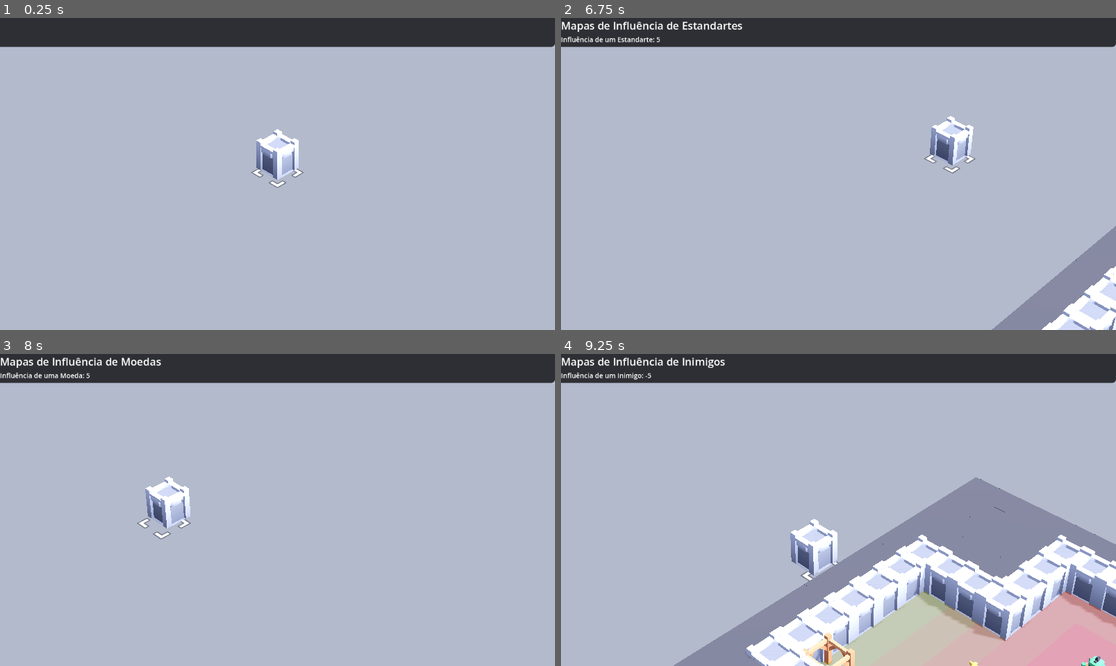
Above: before the commit, frames 1-4 (two rows, left to right).
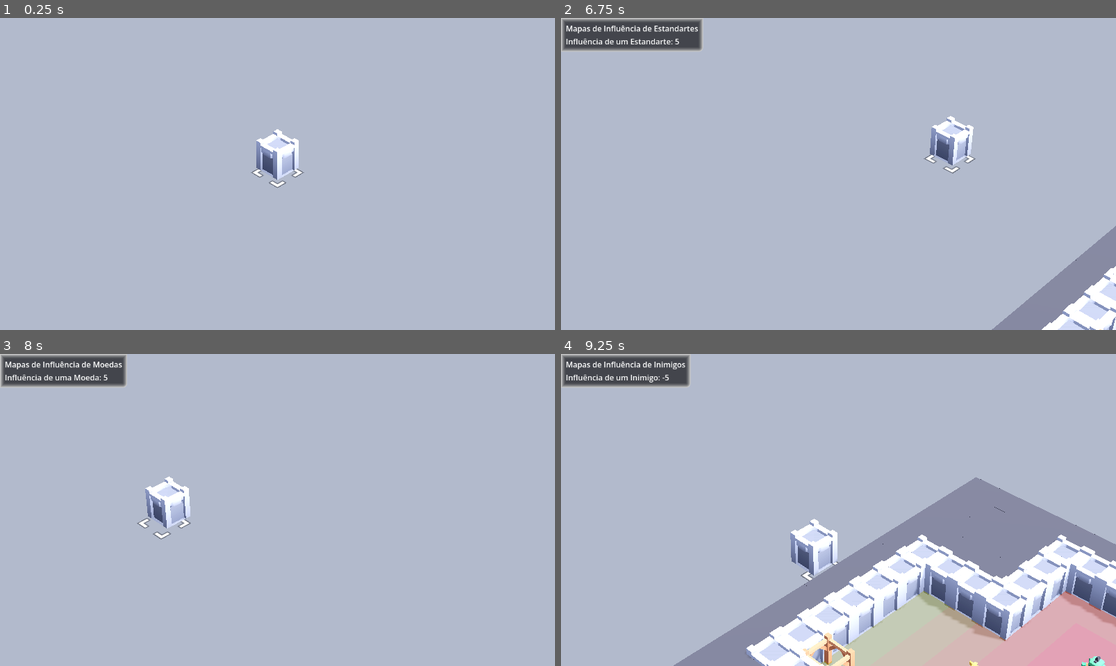
Above: after the commit, the same moments.

Repository: ufjf-gamelab/pcglab3d
Game: Godot game, scene res://scenes/main.tscn
The game is run twice, just before and just after one commit, with the same random seed, the same clock (stepped at 60 frames per second) and the same inputs.
Inputs (mouse positions are in pixels of both pictures, inside the frame that each line leads up to):
- Up to frame 1 (0.25 s): no input
- Up to frame 2 (6.75 s): tap Enter at 0.5 s; move the mouse to (960, 158) at 0.52 s; hold D (move_right) 0.53-1.28 s; click (960, 158) at 0.6 s; move the mouse to (727, 189) at 1.27 s; hold S (move_back) 1.28-2.03 s; tap H (ca_generate_dungeon) at 1.35 s; move the mouse to (894, 105) at 2.02 s; hold D (move_right) 2.03-2.78 s; hold F (camera_center) 2.03-2.78 s; move the mouse to (810, 236) at 2.77 s; hold W (move_forward) 2.78-3.53 s; tap Middle mouse button (camera_rotate) at 2.85 s; move the mouse to (1005, 220) at 3.52 s; hold A (move_left) 3.53-5.03 s; tap Delete (demolish) at 3.6 s; move the mouse to (672, 127) at 4.27 s; tap G (generate_dungeon) at 4.35 s; move the mouse to (866, 174) at 5.02 s; hold S (move_back) 5.03-5.78 s; hold R (recalculate_heatmaps) 5.03-5.78 s; move the mouse to (755, 96) at 5.77 s; hold D (move_right) 5.78-6.53 s; right-click (755, 96) at 5.85 s; move the mouse to (960, 158) at 6.52 s; hold W (move_forward) from 6.53 s (still down); hold 3 (show_banners_heatmaps) from 6.53 s (still down)
- Up to frame 3 (8 s): move the mouse to (166, 525) at 7.27 s; release W (move_forward) at 7.28 s; release 3 (show_banners_heatmaps) at 7.28 s; hold D (move_right) from 7.28 s (still down); tap 2 (show_coins_heatmaps) at 7.35 s
- Up to frame 4 (9.25 s): move the mouse to (894, 441) at 8.02 s; release D (move_right) at 8.03 s; hold S (move_back) 8.03-8.78 s; hold 4 (show_combined_heatmaps) 8.03-8.78 s; move the mouse to (810, 572) at 8.77 s; hold A (move_left) from 8.78 s (still down); tap 1 (show_enemies_heatmaps) at 8.85 s

The runs differ from the first frame. In frame 1, 9.4% of the frame differs, in the area x 0-100%, y 0-10%; in frame 2, 8.6%; in frame 3, 8.6%; in frame 4, 8.6%.

Commit message:
feat: adiciona HeatmapInfoPanel estilizado

Diff:
--- a/scenes/hud/HeatmapInfoPanel.tscn
+++ b/scenes/hud/HeatmapInfoPanel.tscn
@@ -1,29 +1,17 @@
-[gd_scene format=3 uid="uid://rhdgrxbxbexv"]
+[gd_scene format=3 uid="uid://dmlb8aff62tne"]
 
 [ext_resource type="Script" uid="uid://c27iauyf3sug" path="res://scripts/utils/heatmap_info_panel.gd" id="1_145pq"]
 
-[sub_resource type="StyleBoxFlat" id="StyleBoxFlat_145pq"]
-content_margin_left = 10.0
-content_margin_top = 10.0
-content_margin_right = 10.0
-content_margin_bottom = 10.0
-bg_color = Color(0, 0, 0, 0.74509805)
-corner_radius_bottom_right = 8
-
-[node name="HeatmapInfoPanel" type="Panel" unique_id=84922852]
-custom_minimum_size = Vector2(0, 60)
-theme_override_styles/panel = SubResource("StyleBoxFlat_145pq")
+[node name="HeatmapInfoPanel" type="PanelContainer" unique_id=1933536118]
 script = ExtResource("1_145pq")
 
-[node name="VBoxContainer" type="VBoxContainer" parent="." unique_id=1262896575]
-layout_mode = 0
-offset_right = 1.0
-offset_bottom = 55.0
+[node name="VBoxContainer" type="VBoxContainer" parent="." unique_id=2039002394]
+layout_mode = 2
 
-[node name="Title" type="Label" parent="VBoxContainer" unique_id=1710059386]
+[node name="Title" type="Label" parent="VBoxContainer" unique_id=1705627038]
 layout_mode = 2
-theme_override_font_sizes/font_size = 22
+text = "Opa meu cumpade"
 
-[node name="Subtitle" type="Label" parent="VBoxContainer" unique_id=2143631324]
+[node name="Subtitle" type="Label" parent="VBoxContainer" unique_id=1260016562]
 layout_mode = 2
-theme_override_font_sizes/font_size = 14
+text = "Subtitulo"
--- a/scenes/main.tscn
+++ b/scenes/main.tscn
@@ -18,9 +18,22 @@
 [ext_resource type="Resource" uid="uid://bw0w3w1fdc4c8" path="res://dungeon/structures/floor.tres" id="12_gqmmt"]
 [ext_resource type="Resource" uid="uid://cv05b0880ryqb" path="res://dungeon/structures/floor_chest.tres" id="13_yc10j"]
 [ext_resource type="Resource" uid="uid://l5v6s0nxs2mi" path="res://dungeon/structures/floor_banner.tres" id="15_jscy8"]
-[ext_resource type="PackedScene" uid="uid://rhdgrxbxbexv" path="res://scenes/hud/HeatmapInfoPanel.tscn" id="19_yc10j"]
+[ext_resource type="PackedScene" uid="uid://dmlb8aff62tne" path="res://scenes/hud/HeatmapInfoPanel.tscn" id="22_jscy8"]
 [ext_resource type="Texture2D" uid="uid://ciwbdik3tmxtp" path="res://sprites/instructions.png" id="22_pm3ni"]
 [ext_resource type="AudioStream" uid="uid://wvfsgkl8qob6" path="res://sounds/ambience.ogg" id="24_y6deb"]
+
+[sub_resource type="StyleBoxFlat" id="StyleBoxFlat_yc10j"]
+content_margin_left = 10.0
+content_margin_top = 10.0
+content_margin_right = 10.0
+content_margin_bottom = 10.0
+bg_color = Color(0, 0, 0, 0.627451)
+border_width_left = 10
+border_width_top = 10
+border_width_right = 10
+border_width_bottom = 10
+border_blend = true
+corner_radius_bottom_right = 8
 
 [node name="Main" type="Node3D" unique_id=1635729911]
 script = ExtResource("1_yc10j")
@@ -77,11 +90,9 @@
 grow_horizontal = 2
 grow_vertical = 2
 
-[node name="HeatmapInfoPanel" parent="UI/CreationUI/Top" unique_id=84922852 instance=ExtResource("19_yc10j")]
-layout_mode = 1
-anchors_preset = 10
-anchor_right = 1.0
-grow_horizontal = 2
+[node name="HeatmapInfoPanel" parent="UI/CreationUI/Top" unique_id=1933536118 instance=ExtResource("22_jscy8")]
+layout_mode = 0
+theme_override_styles/panel = SubResource("StyleBoxFlat_yc10j")
 
 [node name="Bottom" type="Control" parent="UI/CreationUI" unique_id=28570854]
 layout_mode = 1
--- a/scripts/utils/heatmap_info_panel.gd
+++ b/scripts/utils/heatmap_info_panel.gd
@@ -1,8 +1,11 @@
-extends Panel
+extends PanelContainer
 class_name HeatmapInfoPanel
 
 @onready var title_label: Label = $VBoxContainer/Title
 @onready var subtitle_label: Label = $VBoxContainer/Subtitle
+
+func _ready():
+	visible = false
 
 func show_heatmap_info(title: String, influences: Dictionary):
 	title_label.text = title
